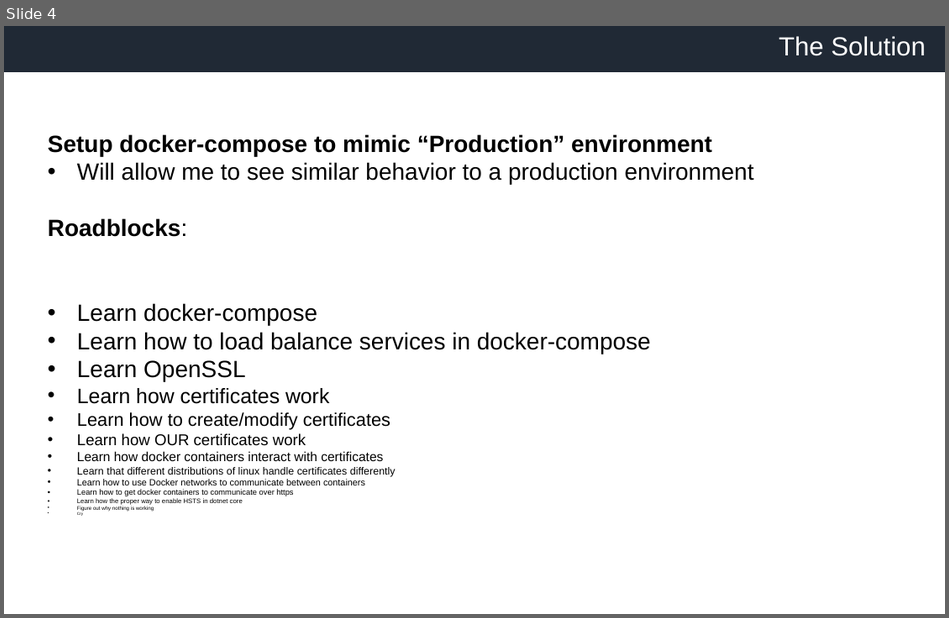
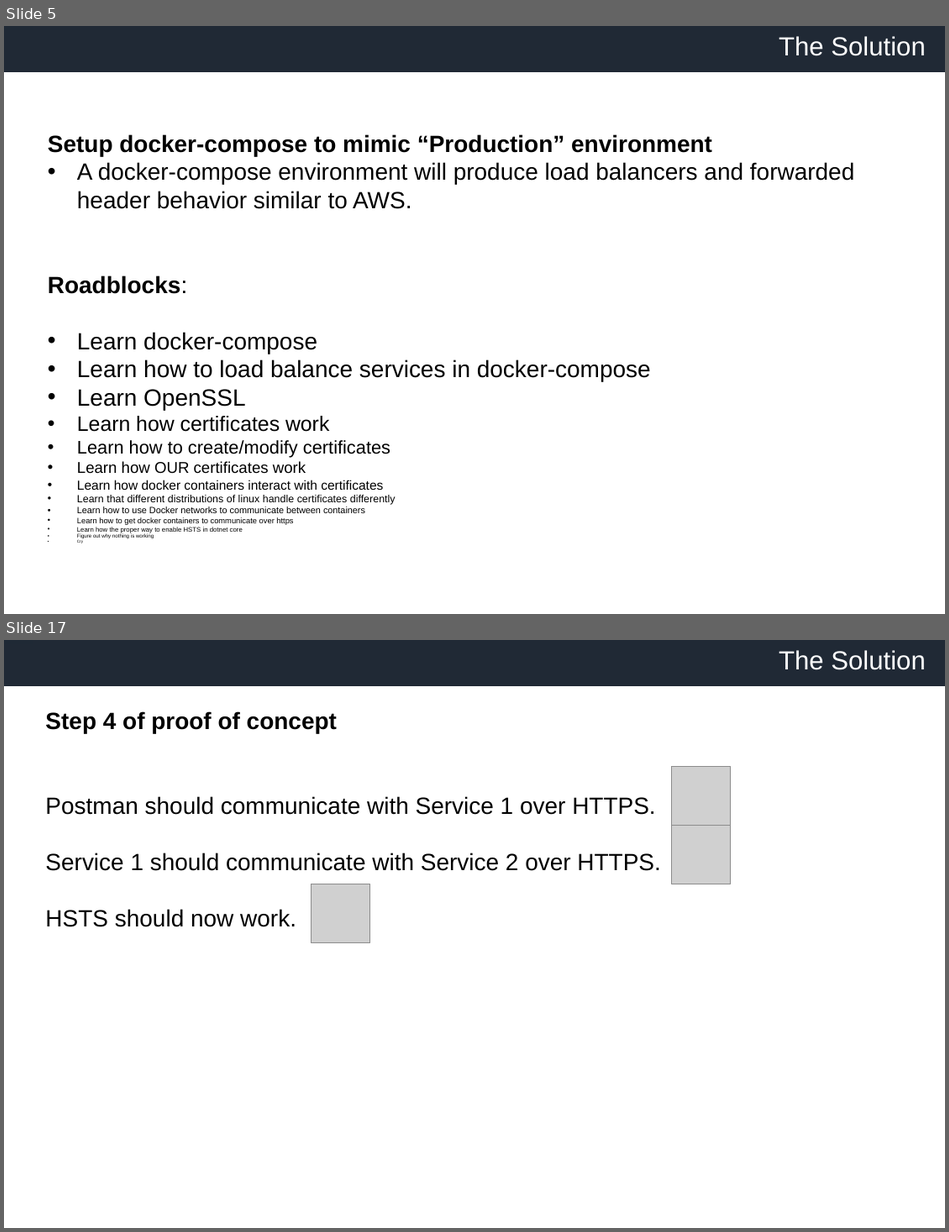
Before and after one commit to slomangino123/load-balanced-services, a slide deck: presentation.pptx. Shown one above the other, each under a label of ours: slide 4 before the commit, slides 5 and 17 after it; the slides between them are not shown. The pictures are 949x618 and 949x1232 pixels, drawn with LibreOffice and Linux fonts; fonts in the diff are those of the drawing; grey boxes stand for pictures; background and template pictures are left out. Boxes give left, top, right and bottom in pixels: in the first picture for what was removed or moved away, otherwise in the second. Text is boxed around its words. In the diff, an @@ line names an element or a change of style, - is before the commit and + after.

```diff
--- a/presentation.pptx
+++ b/presentation.pptx
@@ slide 17 added at [4,640,945,1228], background #FFFFFF; not listed: 2 template elements that a slide beside it also shows @@
@@ text added at [778,650,925,670], 20 pt, text #FFFFFF @@
+The Solution
@@ text added at [45,711,660,927], 18 pt, text #000000 @@
+Step 4 of proof of concept
+Postman should communicate with Service 1 over HTTPS.
+Service 1 should communicate with Service 2 over HTTPS.
+HSTS should now work.
@@ picture added at [672,766,731,825] @@
@@ picture added at [672,826,731,884] @@
@@ picture added at [311,884,369,942] @@
@@ what was slide 4 is now slide 5 @@
@@ slide 5 changed as well @@
@@ text at [77,162,854,209]: text changed @@
-• Will allow me to see similar behavior to a production environment
+• A docker-compose environment will produce load balancers and forwarded header behavior similar to AWS.
```
Also in this commit, not shown: 3 other slides changed, 13 other slides added.
